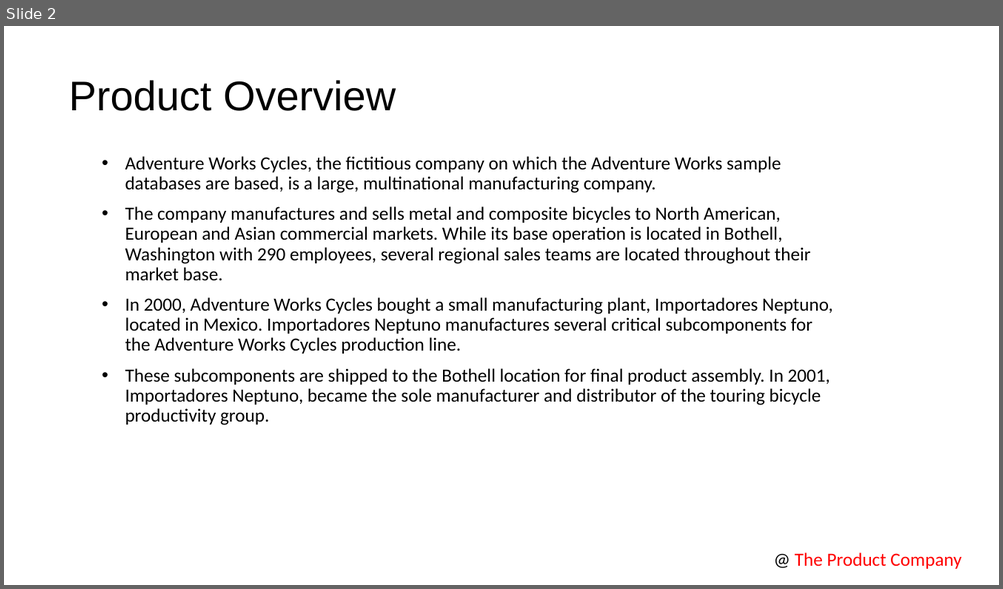
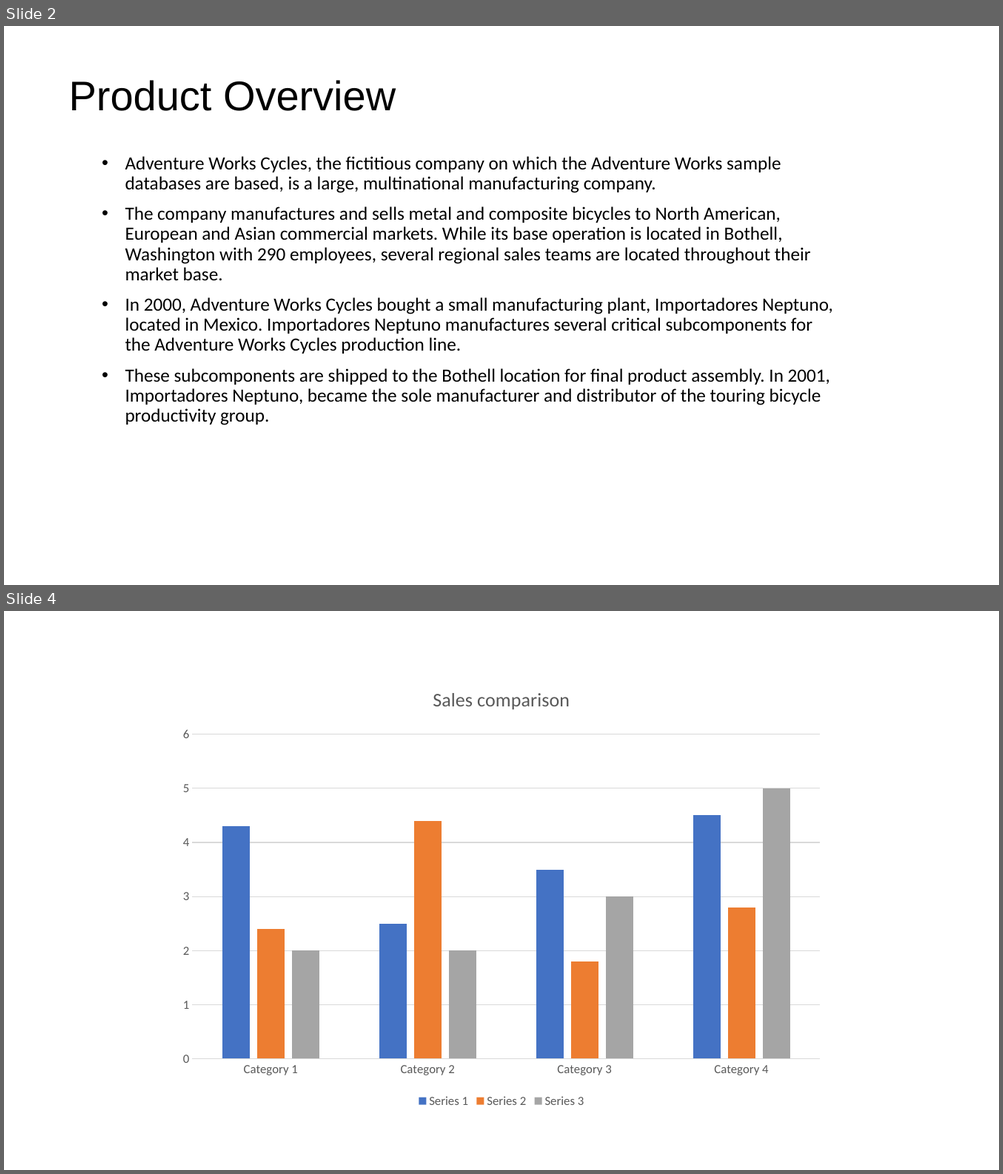
Before and after one commit to SyncfusionExamples/convert-powerpoint-to-images-c-sharp, a slide deck: Convert-PowerPoint-slide-to-Image/.NET/Convert-PowerPoint-slide-to-Image/Template.pptx. Shown one above the other, each under a label of ours: slide 2 before the commit, slides 2 and 4 after it; the slides between them are not shown. The pictures are 1003x589 and 1003x1174 pixels, drawn with LibreOffice and Linux fonts; fonts in the diff are those of the drawing. Boxes give left, top, right and bottom in pixels: in the first picture for what was removed or moved away, otherwise in the second. Text is boxed around its words. In the diff, an @@ line names an element or a change of style, - is before the commit and + after.

```diff
--- a/Convert-PowerPoint-slide-to-Image/.NET/Convert-PowerPoint-slide-to-Image/Template.pptx
+++ b/Convert-PowerPoint-slide-to-Image/.NET/Convert-PowerPoint-slide-to-Image/Template.pptx
@@ slide 4 added at <box>4,611,999,1170</box>, background #FFFFFF @@
@@ column chart added at <box>170,670,833,1113</box> @@
+title "Sales comparison "
+categories: Category 1, Category 2, Category 3, Category 4
+Series 1: 4.3, 2.5, 3.5, 4.5
+Series 2: 2.4, 4.4, 1.8, 2.8
+Series 3: 2, 2, 3, 5
@@ slide 2 changed as well @@
@@ text removed at <box>794,553,961,569</box> @@
-@ The Product Company
```
Also in this commit, not shown: 1 other slide changed, 2 other slides added, 1 slide removed, 4 other files.
